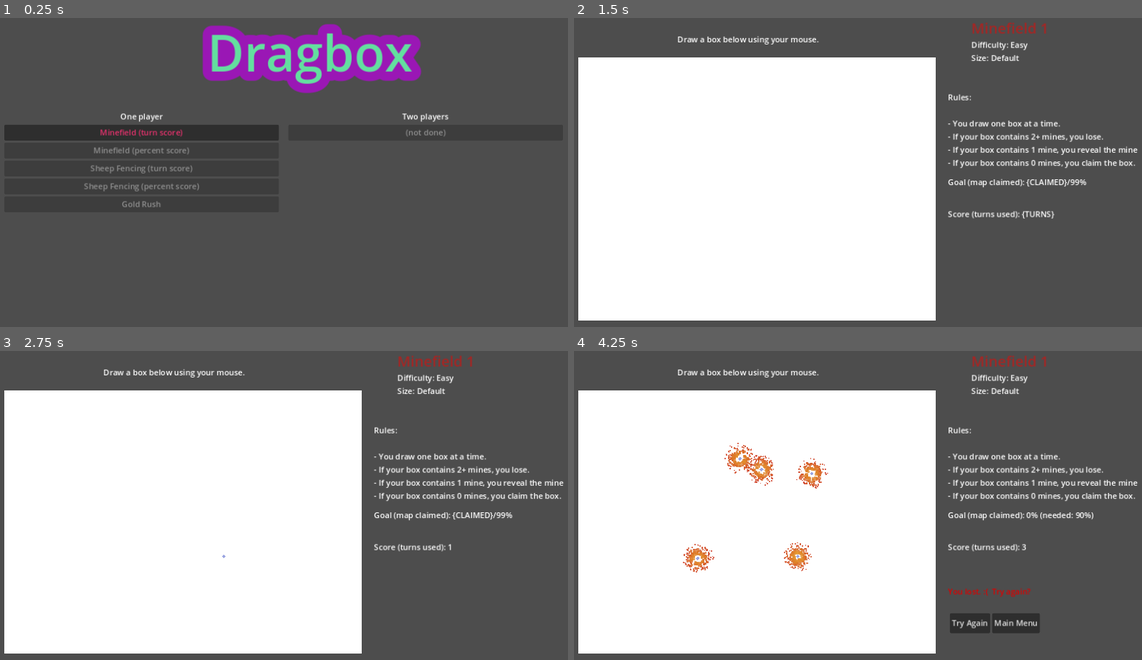
Above: before the commit, frames 1-4 (two rows, left to right).
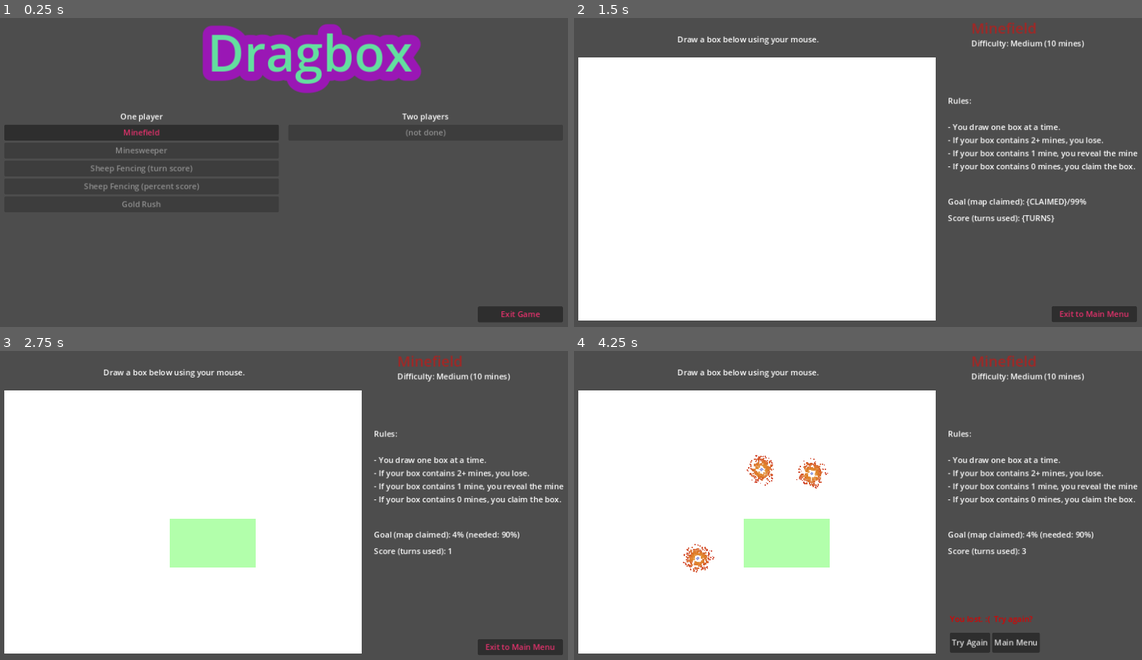
Above: after the commit, the same moments.

Repository: za3k/dragbox
Game: Godot game, scene res://main_menu.tscn
Two runs of this game, one before a commit and one after it. Both use one fixed random seed, a clock stepped at 60 frames per second and the inputs below. Sound files missing from this copy of the repository are replaced by a short silence.
Inputs (mouse positions are in pixels of both pictures, inside the frame that each line leads up to):
- Up to frame 1 (0.25 s): no input
- Up to frame 2 (1.5 s): click "Minefield (turn score)" (after the commit: "Minefield") at 0.5 s; tap Enter at 1.25 s; move the mouse to (982, 153) at 1.27 s; click (982, 153) at 1.42 s
- Up to frame 3 (2.75 s): tap Space at 2 s; drag from (170, 517) to (255, 567) at 2.02 s
- Up to frame 4 (4.25 s): move the mouse to (914, 431) at 2.77 s; click (914, 431) at 2.92 s; tap Enter at 3.5 s; drag from (829, 567) to (687, 456) at 3.52 s

The runs differ from the first frame. In frame 1, 1.1% of the frame differs, in the area x 16-100%, y 35-99%; in frame 2, 4.1%; in frame 3, 6.4%; in frame 4, 7.7%, in the area x 26-100%, y 1-98%.

Commit message:
Add sounds

Diff:
--- a/drag_box.gd
+++ b/drag_box.gd
@@ -18,13 +18,13 @@
 	updatePreview()
 
 func update(pos):
-	if status == Status.COMPLETE or not enabled: return
+	if status == Status.COMPLETE or status == Status.NONE or not enabled: return
 	if status == Status.PREVIEW:
 		preview.p2 = pos
 		updatePreview()
 
 func stop(pos):
-	if status == Status.COMPLETE or not enabled: return
+	if status == Status.COMPLETE or status == Status.NONE or not enabled: return
 	assert(status == Status.PREVIEW)
 	preview.p2 = pos
 	status = Status.COMPLETE
@@ -37,8 +37,18 @@
 func acknowledge():
 	assert(status == Status.COMPLETE)
 	status = Status.NONE
-	# (For debugging) Don't update the preview yet.
 	updatePreview()
+
+func fade(duration=0.5):
+	var step_dt = 0.01
+	var num_steps = floor(duration / step_dt)
+	var start_a = preview.color.a
+	var end_a = 0.1
+	var step_a = (end_a - start_a) / num_steps
+	var endTime = Timer.new()
+	for step in range(num_steps):
+		await get_tree().create_timer(step_dt).timeout
+		preview.color.a = start_a + step_a*step
 
 func is_visible():
 	return status != Status.NONE
--- a/game.gd
+++ b/game.gd
@@ -46,28 +46,36 @@
 func should_win():
 	return percent_claimed > goal_percent_claimed
 
-func claim(rect: Rect2):
-	%dragbox.acknowledge()
+func _claim(rect: Rect2, color: Color):
 	# Make a highlighted claim for what you claimed
 	var c = ColorRect.new()
 	c.position = rect.position
 	c.size = rect.size
-	c.color = singleplayer_claim_color
+	c.color = color
 	%claims.add_child(c)
+	return c
 
+func claim(rect: Rect2):
+	%dragbox.acknowledge()
+
+	var c = _claim(rect, singleplayer_claim_color)
 	percent_claimed += c.get_rect().get_area() / $playing_field.get_rect().get_area()
-
-	# TODO: Play a happy noise
 
 	if should_win():
 		win_game()
+	else:
+		Sounds.play($claim_sound)
 
 func highlight(mine: Mine):
 	# Highlight the mine
-	# TODO: Play a danger ding
+	Sounds.play($danger)
 	mine.reveal()
 
-	# TODO: Wait a second or two while fading preview box
+	%dragbox.disable()
+	print("Before fade ", Time.get_ticks_msec())
+	await %dragbox.fade()
+	print("After fade ", Time.get_ticks_msec())
+	%dragbox.enable()
 	%dragbox.acknowledge()
 
 func lose_game_mines(mines: Array[Mine]):
@@ -77,21 +85,23 @@
 		mine.reveal()
 		mine.flash(0)
 		mine.explode()
-	# TODO: Add your rectangle as a claim, maybe in another color
 	%dragbox.acknowledge()
 	lose_game()
 
 func lose_game():
+	Sounds.play($level_lose_sound)
 	$lost.show()
+	$exit.hide()
 	%dragbox.disable()
 
 func win_game():
-	# TODO: Happy noise
+	Sounds.play($level_win_sound)
 	$won.show()
+	$exit.hide()
 	%dragbox.disable()
 
 func _ready():
-	generate_mines(20)
+	generate_mines(10)
 
 func _on_gui_input(event):
 	if event is InputEventMouseButton and event.button_index == 1:
--- a/main_menu.gd
+++ b/main_menu.gd
@@ -2,3 +2,6 @@
 
 func play_minefield1():
 	get_tree().change_scene_to_file.call_deferred("res://play_game.tscn")
+
+func quit():
+	get_tree().quit()
--- a/main_menu.tscn
+++ b/main_menu.tscn
@@ -17,30 +17,30 @@
 text = "One player"
 horizontal_alignment = 1
 
-[node name="Button" type="Button" parent="VBoxContainer"]
+[node name="Minefield" type="Button" parent="VBoxContainer"]
 layout_mode = 2
 theme = ExtResource("1_6mlus")
-text = "Minefield (turn score)"
+text = "Minefield"
 
-[node name="Button2" type="Button" parent="VBoxContainer"]
+[node name="Minesweeper" type="Button" parent="VBoxContainer"]
 layout_mode = 2
 theme = ExtResource("1_6mlus")
 disabled = true
-text = "Minefield (percent score)"
+text = "Minesweeper"
 
-[node name="Button3" type="Button" parent="VBoxContainer"]
+[node name="SheepFencing1" type="Button" parent="VBoxContainer"]
 layout_mode = 2
 theme = ExtResource("1_6mlus")
 disabled = true
 text = "Sheep Fencing (turn score)"
 
-[node name="Button4" type="Button" parent="VBoxContainer"]
+[node name="SheepFencing2" type="Button" parent="VBoxContainer"]
 layout_mode = 2
 theme = ExtResource("1_6mlus")
 disabled = true
 text = "Sheep Fencing (percent score)"
 
-[node name="Button5" type="Button" parent="VBoxContainer"]
+[node name="GoldRush" type="Button" parent="VBoxContainer"]
 layout_mode = 2
 theme = ExtResource("1_6mlus")
 disabled = true
@@ -75,4 +75,13 @@
 disabled = true
 text = "(not done)"
 
-[connection signal="pressed" from="VBoxContainer/Button" to="." method="play_minefield1"]
+[node name="Quit Game" type="Button" parent="."]
+offset_left = 965.0
+offset_top = 598.0
+offset_right = 1136.0
+offset_bottom = 629.0
+theme = ExtResource("1_6mlus")
+text = "Exit Game"
+
+[connection signal="pressed" from="VBoxContainer/Minefield" to="." method="play_minefield1"]
+[connection signal="pressed" from="Quit Game" to="." method="quit"]
--- a/play_game.tscn
+++ b/play_game.tscn
@@ -1,8 +1,14 @@
-[gd_scene load_steps=5 format=3 uid="uid://biainbm82limn"]
+[gd_scene load_steps=11 format=3 uid="uid://biainbm82limn"]
 
 [ext_resource type="Script" path="res://game.gd" id="1_w0vli"]
+[ext_resource type="AudioStream" uid="uid://d2nmodmqg0c40" path="res://level-win.mp3" id="2_1g7j2"]
 [ext_resource type="Script" path="res://drag_box.gd" id="2_xk0sa"]
 [ext_resource type="Script" path="res://rectangle_preview.gd" id="3_03qtw"]
+[ext_resource type="Theme" uid="uid://dle27oe7j4g5c" path="res://menu_theme.tres" id="4_pd1oy"]
+[ext_resource type="AudioStream" uid="uid://wipggf4j48xu" path="res://claim.mp3" id="6_6mqeq"]
+[ext_resource type="AudioStream" uid="uid://ba387tpmtebc8" path="res://warn.mp3" id="7_2uaug"]
+[ext_resource type="AudioStream" uid="uid://cbw4ku7i33qd1" path="res://illegal-action.mp3" id="8_r6hl3"]
+[ext_resource type="AudioStream" uid="uid://ca8fy4arltrk6" path="res://level-lost.mp3" id="9_aw07f"]
 
 [sub_resource type="Theme" id="Theme_fryca"]
 
@@ -20,21 +26,20 @@
 offset_bottom = 58.0
 theme_override_colors/font_color = Color(0.641697, 0.148247, 0.142053, 1)
 theme_override_font_sizes/font_size = 29
-text = "Minefield 1"
+text = "Minefield"
 
 [node name="settings" type="Label" parent="Node2D"]
-offset_left = 803.0
-offset_top = 61.0
-offset_right = 1108.0
-offset_bottom = 110.0
-text = "Difficulty: Easy
-Size: Default"
+offset_left = 803.08
+offset_top = 57.849
+offset_right = 1108.08
+offset_bottom = 106.849
+text = "Difficulty: Medium (10 mines)"
 
 [node name="rules" type="Label" parent="Node2D"]
 offset_left = 756.075
-offset_top = 165.567
+offset_top = 172.55
 offset_right = 1137.07
-offset_bottom = 318.567
+offset_bottom = 325.55
 text = "Rules:
 
 - You draw one box at a time.
@@ -52,16 +57,16 @@
 
 [node name="goal" type="Label" parent="Node2D"]
 offset_left = 756.075
-offset_top = 336.121
+offset_top = 375.021
 offset_right = 1137.07
-offset_bottom = 359.121
+offset_bottom = 398.021
 text = "Goal (map claimed): {CLAIMED}/99%"
 
 [node name="score" type="Label" parent="Node2D"]
 offset_left = 756.075
-offset_top = 399.954
+offset_top = 407.935
 offset_right = 1137.07
-offset_bottom = 426.954
+offset_bottom = 434.935
 text = "Score (turns used): {TURNS}"
 
 [node name="playing_field" type="ColorRect" parent="Node2D"]
@@ -91,18 +96,18 @@
 visible = false
 
 [node name="you lost" type="Label" parent="Node2D/lost"]
-offset_left = 756.075
-offset_top = 488.722
-offset_right = 1137.07
-offset_bottom = 515.722
+offset_left = 760.075
+offset_top = 543.581
+offset_right = 1141.07
+offset_bottom = 570.581
 theme_override_colors/font_color = Color(0.862745, 0, 0, 1)
 text = "You lost. :(  Try again?"
 
 [node name="buttons" type="HBoxContainer" parent="Node2D/lost"]
 offset_left = 760.075
-offset_top = 543.579
+offset_top = 583.477
 offset_right = 941.075
-offset_bottom = 583.579
+offset_bottom = 623.477
 metadata/_edit_group_ = true
 
 [node name="TryAgain" type="Button" parent="Node2D/lost/buttons"]
@@ -119,18 +124,18 @@
 visible = false
 
 [node name="you lost2" type="Label" parent="Node2D/won"]
-offset_left = 756.075
-offset_top = 488.722
-offset_right = 1137.07
-offset_bottom = 515.722
+offset_left = 760.075
+offset_top = 543.581
+offset_right = 1141.07
+offset_bottom = 570.581
 theme_override_colors/font_color = Color(0.415686, 0.968627, 0.266667, 1)
 text = "You won! :) Play again?"
 
 [node name="buttons2" type="HBoxContainer" parent="Node2D/won"]
 offset_left = 760.075
-offset_top = 543.579
+offset_top = 583.477
 offset_right = 941.075
-offset_bottom = 583.579
+offset_bottom = 623.477
 metadata/_edit_group_ = true
 
 [node name="TryAgain" type="Button" parent="Node2D/won/buttons2"]
@@ -143,9 +148,34 @@
 theme = SubResource("Theme_fryca")
 text = "Main Menu"
 
+[node name="exit" type="Button" parent="Node2D"]
+offset_left = 965.096
+offset_top = 596.443
+offset_right = 1136.1
+offset_bottom = 627.443
+theme = ExtResource("4_pd1oy")
+text = "Exit to Main Menu"
+
+[node name="level_win_sound" type="AudioStreamPlayer2D" parent="Node2D"]
+stream = ExtResource("2_1g7j2")
+
+[node name="claim_sound" type="AudioStreamPlayer2D" parent="Node2D"]
+stream = ExtResource("6_6mqeq")
+volume_db = -8.0
+
+[node name="danger" type="AudioStreamPlayer2D" parent="Node2D"]
+stream = ExtResource("7_2uaug")
+
+[node name="illegal" type="AudioStreamPlayer2D" parent="Node2D"]
+stream = ExtResource("8_r6hl3")
+
+[node name="level_lose_sound" type="AudioStreamPlayer2D" parent="Node2D"]
+stream = ExtResource("9_aw07f")
+
 [connection signal="gui_input" from="Node2D/playing_field" to="Node2D" method="_on_gui_input"]
 [connection signal="rect_drawn" from="Node2D/playing_field/dragbox" to="Node2D" method="turn"]
 [connection signal="pressed" from="Node2D/lost/buttons/TryAgain" to="Node2D" method="new_game"]
 [connection signal="pressed" from="Node2D/lost/buttons/MainMenu" to="Node2D" method="exit_to_menu"]
 [connection signal="pressed" from="Node2D/won/buttons2/TryAgain" to="Node2D" method="new_game"]
 [connection signal="pressed" from="Node2D/won/buttons2/MainMenu" to="Node2D" method="exit_to_menu"]
+[connection signal="pressed" from="Node2D/exit" to="Node2D" method="exit_to_menu"]
Not shown, added: claim.mp3.import
Not shown, added: illegal-action.mp3.import
Not shown, added: level-lost.mp3.import
Not shown, added: level-win.mp3.import
Not shown, added: warn.mp3.import
Not shown, added: claim.mp3
Not shown, added: illegal-action.mp3
Not shown, added: level-lost.mp3
Not shown, added: level-win.mp3
Not shown, added: warn.mp3
